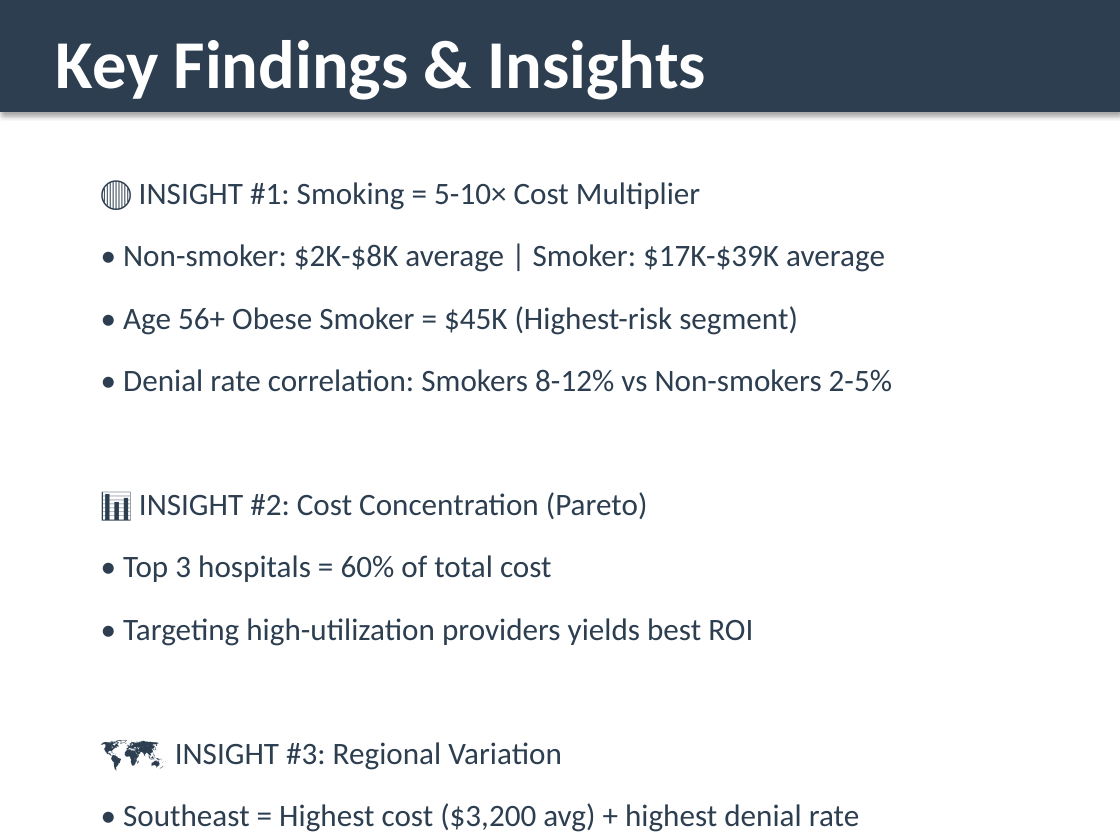
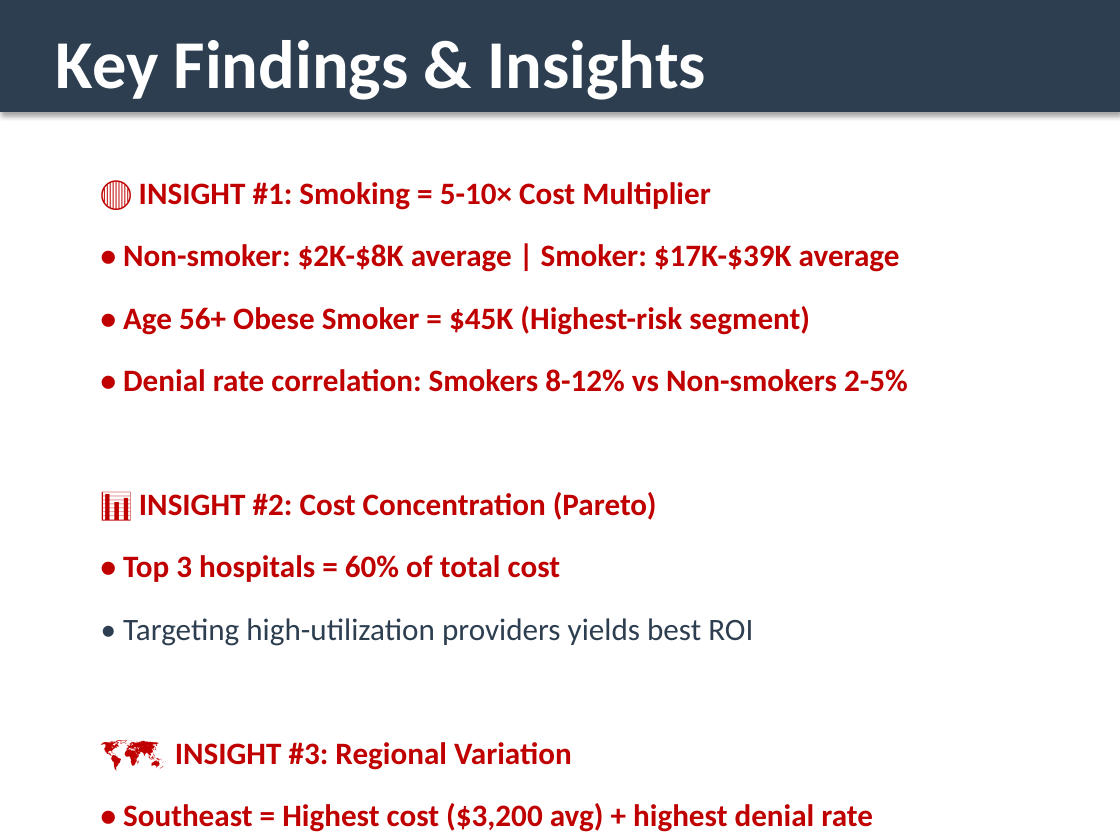
Before and after one commit to chandanaks2010-dev/Healthcare-Insurance-Claim-Analysis-And-Denial-Patterns-Dashboard, a slide deck: slide 6 of report/Healthcare_Insurance_Dashboard_Presentation.pptx. Drawn at 1120x840 pixels with LibreOffice and Linux fonts; fonts in the diff are those of the drawing. Boxes give left, top, right and bottom in pixels: in the first picture for what was removed or moved away, otherwise in the second. Text is boxed around its words. In the diff, an @@ line names an element or a change of style, - is before the commit and + after.

```diff
--- a/report/Healthcare_Insurance_Dashboard_Presentation.pptx
+++ b/report/Healthcare_Insurance_Dashboard_Presentation.pptx
@@ text at box(123, 182, 908, 832): text colour #2C3E50 to #C00000, bold on in "🔴 INSIGHT #1: Smoking = 5-10× Cost ...", "• Non-smoker: $2K-$8K average | Smoker: $17K-$39K ...", "• Age 56+ Obese Smoker = $45K ...", "• Denial rate correlation: Smokers 8-12% vs ..." and 5 more places @@
```
Also in this commit, not shown: 3 other slides changed, 18 other files.
